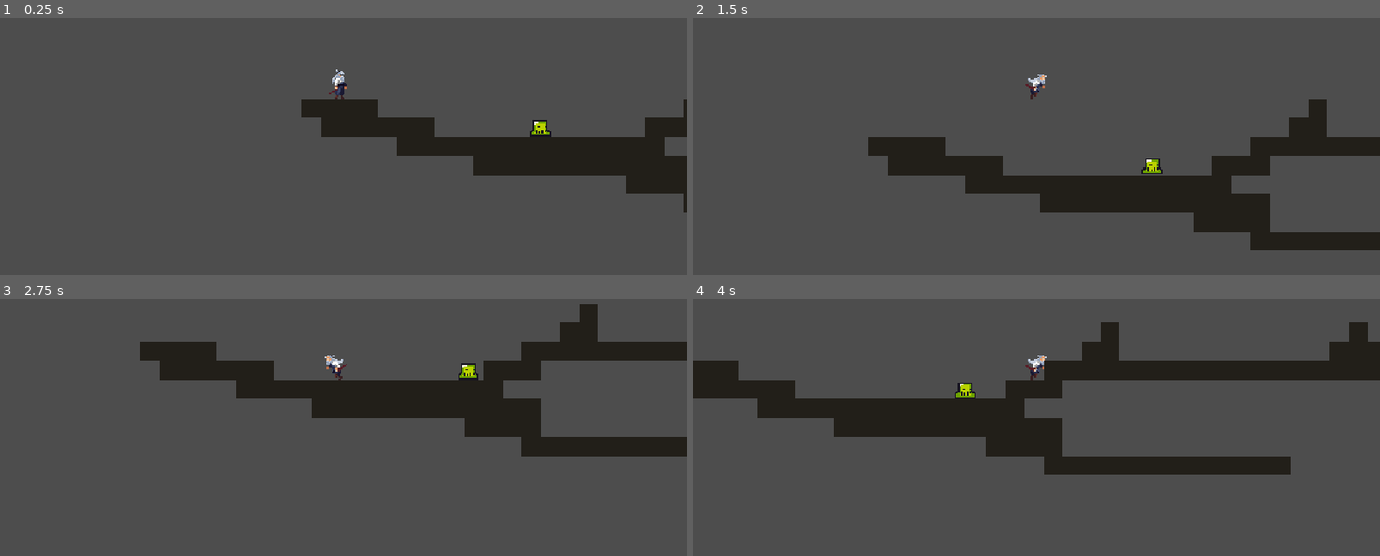
Above: before the commit, frames 1-4 (two rows, left to right).
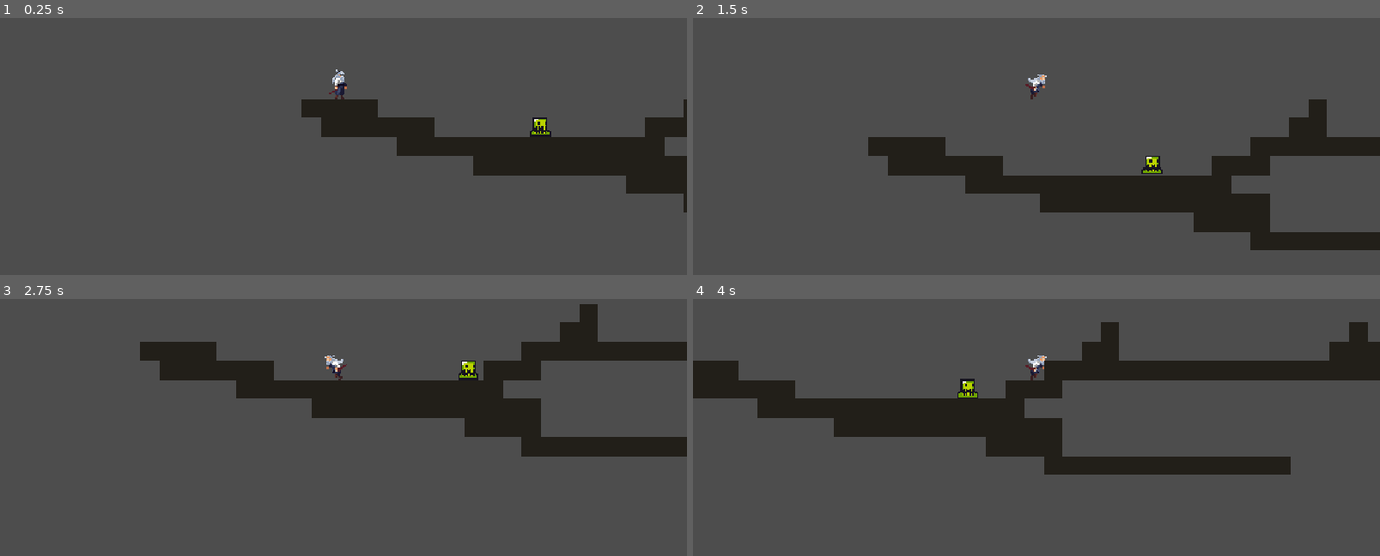
Above: after the commit, the same moments.

Repository: prayaashh/Gameeee
Game: Godot game, scene res://scenes/game.tscn
Two runs of this game, one before a commit and one after it. Both use one fixed random seed, a clock stepped at 60 frames per second and the inputs below.
Inputs:
- Up to frame 1 (0.25 s): no input
- Up to frame 2 (1.5 s): hold Right (move_right) from 0.53 s (still down); tap Space (attack) at 0.6 s; tap Up (jump) at 0.77, 1.07 s; tap D (dash) at 0.8, 1.35 s
- Up to frame 3 (2.75 s): tap Up (jump) at 1.52, 1.55, 1.82, 2.1 s; release Right (move_right) at 2.03 s; hold Left (move_left) from 2.03 s (still down); tap Space (attack) at 2.3 s
- Up to frame 4 (4 s): release Left (move_left) at 2.78 s; hold Right (move_right) from 2.78 s (still down); tap Space (attack) at 2.85 s; tap Up (jump) at 3.02, 3.32, 3.77, 3.8 s; tap D (dash) at 3.05, 3.6 s

The runs differ from the first frame. In frame 1, less than 0.1% of the frame differs, in the area x 77-80%, y 38-45%; in frame 2, less than 0.1%; in frame 3, less than 0.1%; in frame 4, 0.1%, in the area x 38-42%, y 31-39%.

Commit message:
fixed enemy
used OpenChamber to fix enemy
(i think the enemy had issues with attack range)
also added fallback animations for not existing animations (will not matter when actual ones are in place)

Diff:
--- a/project.godot
+++ b/project.godot
@@ -7,6 +7,10 @@
 ;   param=value ; assign values to parameters
 
 config_version=5
+
+[animation]
+
+compatibility/default_parent_skeleton_in_mesh_instance_3d=true
 
 [application]
 
--- a/scenes/enemy.tscn
+++ b/scenes/enemy.tscn
@@ -107,14 +107,11 @@
 
 [node name="Chase" type="Node" parent="StateMachine" unique_id=1748939068]
 script = ExtResource("5_ipns3")
-give_up_time = null
 metadata/_custom_type_script = "uid://bunco4vcoitae"
 
 [node name="Attack" type="Node" parent="StateMachine" unique_id=1912594512]
 script = ExtResource("6_8qclf")
 windup_time = 0.0
-active_time = 0.0
-recovery_time = 0.0
 metadata/_custom_type_script = "uid://bunco4vcoitae"
 
 [node name="Stagger" type="Node" parent="StateMachine" unique_id=886712055]
--- a/scripts/enemy_scripts/chase.gd
+++ b/scripts/enemy_scripts/chase.gd
@@ -1,11 +1,16 @@
 extends EnemyState
 
 @export var give_up_time := 2.0
+@export var unreachable_time := 1.5     # how long we keep trying before breaking off
+@export var re_chase_delay := 1.0       # pause before patrol is allowed to spot the player again
+
 var lost_timer := 0.0
+var stuck_timer := 0.0
 
 func enter(_previous: StringName) -> void:
 	enemy.play(&"run")
 	lost_timer = give_up_time
+	stuck_timer = 0.0
 
 func physics_update(delta: float) -> void:
 	var seen: bool = enemy.can_see_player(true)
@@ -14,7 +19,8 @@
 	var dir := signf(dx)
 	enemy.face(dir)
 
-	var arrived := absf(dx) < 10.0
+	# stop inside striking distance instead of walking into the player and freezing
+	var arrived := absf(dx) <= enemy.attack_range
 	enemy.velocity.x = 0.0 if (arrived or enemy.at_edge_or_wall()) else dir * enemy.chase_speed
 	enemy.apply_gravity(delta)
 	enemy.move_and_slide()
@@ -24,8 +30,20 @@
 	else:
 		lost_timer -= delta
 
-	if lost_timer <= 0.0:
+	# in reach horizontally but the hitbox can't connect (player on a ledge above/below),
+	# or wedged against a wall/edge on the way over -> start the give-up timer
+	var in_reach: bool = enemy.horizontal_gap_to_player() <= enemy.attack_range \
+			and enemy.vertical_gap_to_player() <= enemy.attack_height
+	var wedged: bool = enemy.at_edge_or_wall() and not arrived
+	if seen and not in_reach and (arrived or wedged):
+		stuck_timer += delta
+	else:
+		stuck_timer = 0.0
+
+	if stuck_timer >= unreachable_time:
+		enemy.chase_block_time = re_chase_delay
 		machine.change_state(&"Patrol")
-	elif seen and enemy.distance_to_player() <= enemy.attack_range \
-			and enemy.attack_cooldown_left <= 0.0:
+	elif lost_timer <= 0.0:
+		machine.change_state(&"Patrol")
+	elif seen and in_reach and enemy.attack_cooldown_left <= 0.0:
 		machine.change_state(&"Attack")
--- a/scripts/enemy_scripts/enemy.gd
+++ b/scripts/enemy_scripts/enemy.gd
@@ -7,13 +7,15 @@
 @export var patrol_speed := 60.0
 @export var chase_speed := 120.0
 @export var sight_range := 250.0
-@export var attack_range := 50.0
-@export var attack_cooldown := 1.0
+@export var attack_range := 30.0       # horizontal reach, matches the hitbox (25px fwd + player half-width)
+@export var attack_height := 20.0      # max vertical gap the hitbox can still connect at
+@export var attack_cooldown := 0.4
 @export var attack_damage := 1
 
 var facing := 1
 var knockback_dir := 1.0
 var attack_cooldown_left := 0.0
+var chase_block_time := 0.0            # set when we give up, keeps patrol from re-engaging instantly
 var player: Node2D
 
 @onready var visuals: Node2D = $Visuals
@@ -29,6 +31,17 @@
 
 const WORLD_MASK := 2                     # the ground/wall layer
 
+# the slime sheet only ships `chasing` + `idle`, so missing anims fall back
+# to a placeholder instead of spamming "There is no animation with name X"
+const ANIM_FALLBACK := {
+	&"walk": &"chasing",
+	&"run": &"chasing",
+	&"windup": &"idle",
+	&"attack": &"chasing",
+	&"hurt": &"idle",
+	&"death": &"idle",
+}
+
 var last_seen_position := Vector2.ZERO
 
 func _ready() -> void:
@@ -37,6 +50,7 @@
 
 func _physics_process(delta: float) -> void:
 	attack_cooldown_left = max(attack_cooldown_left - delta, 0.0)
+	chase_block_time = max(chase_block_time - delta, 0.0)
 
 # ---- helpers used by states ----
 func face(dir: float) -> void:
@@ -52,6 +66,11 @@
 		velocity.y += gravity * delta
 
 func play(anim: StringName) -> void:
+	if not sprite.sprite_frames.has_animation(anim):
+		var fallback: StringName = ANIM_FALLBACK.get(anim, &"")
+		if fallback == &"" or not sprite.sprite_frames.has_animation(fallback):
+			return
+		anim = fallback
 	if sprite.animation != anim:
 		sprite.play(anim)
 
@@ -59,6 +78,16 @@
 	if player == null:
 		return INF
 	return global_position.distance_to(player.global_position)
+
+func horizontal_gap_to_player() -> float:
+	if player == null:
+		return INF
+	return absf(player.global_position.x - global_position.x)
+
+func vertical_gap_to_player() -> float:
+	if player == null:
+		return INF
+	return absf(player.global_position.y - global_position.y)
 
 func direction_to_player() -> float:
 	if player == null:
--- a/scripts/enemy_scripts/patrol.gd
+++ b/scripts/enemy_scripts/patrol.gd
@@ -11,5 +11,7 @@
 	enemy.apply_gravity(delta)
 	enemy.move_and_slide()
 
-	if enemy.can_see_player():
+	# chase_block_time keeps us from immediately re-engaging a player we just
+	# gave up on (e.g. standing on a ledge we can't reach)
+	if enemy.chase_block_time <= 0.0 and enemy.can_see_player():
 		machine.change_state(&"Chase")
--- a/scripts/state_machine.gd
+++ b/scripts/state_machine.gd
@@ -33,7 +33,6 @@
 	var next: State = states.get(state_name)
 	if next == null or next == current:
 		return
-	print("Changing to: ", state_name)
 	var previous_name: StringName = current.name if current else &""
 	if current:
 		current.exit()
